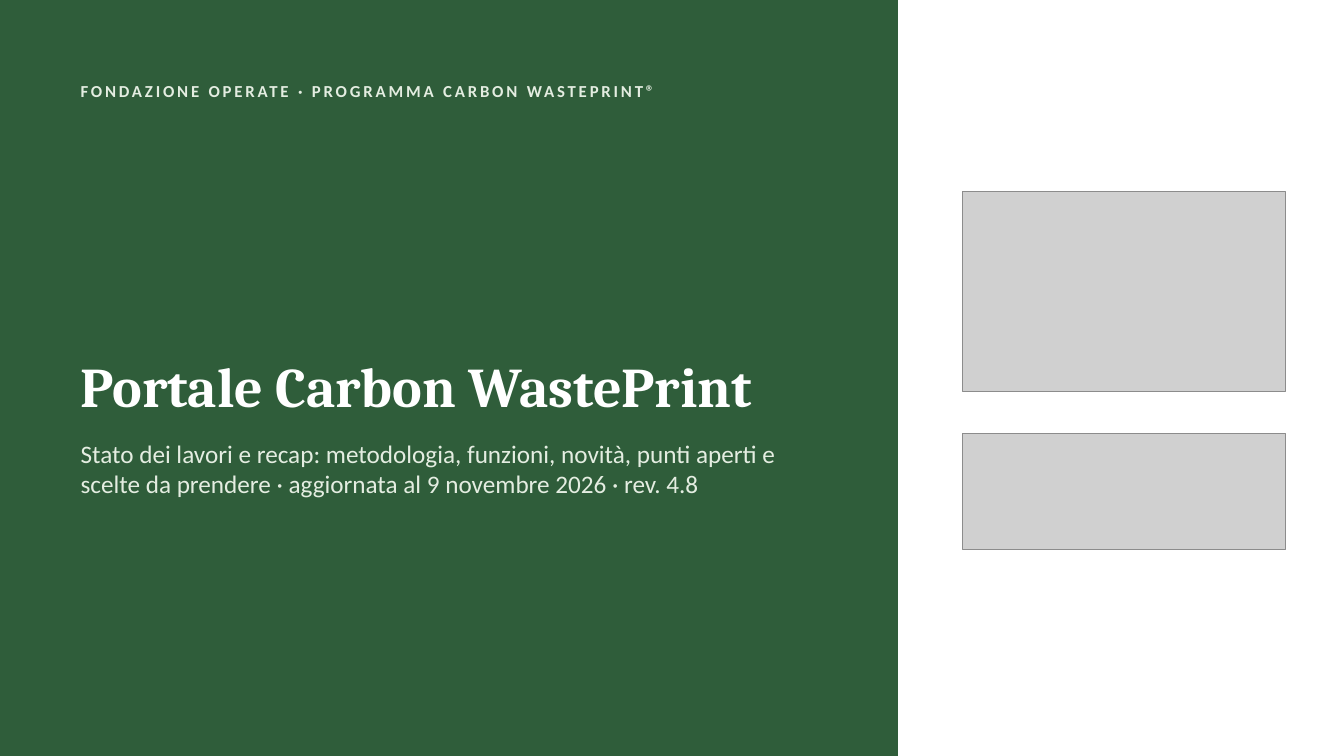
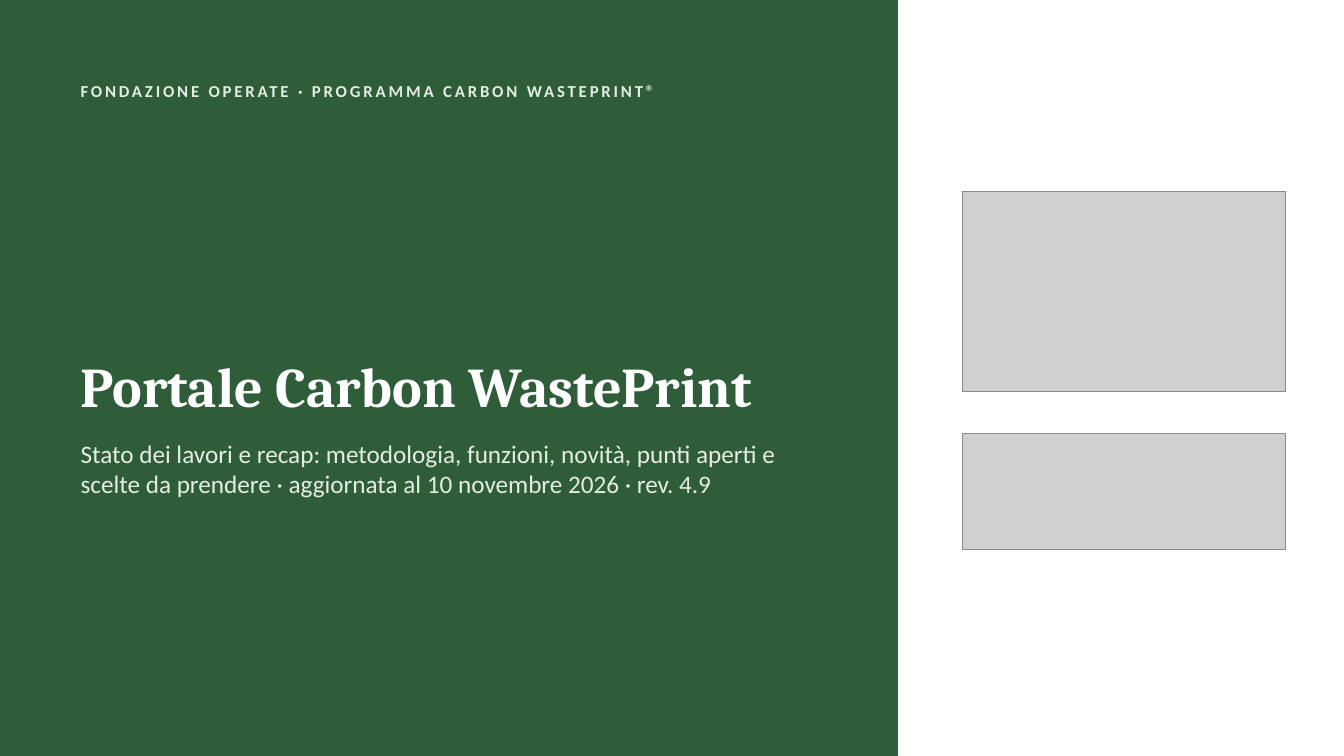
Before and after one commit to lucamorettioperate/portale-cwp, a slide deck: slide 1 of public/documentazione/Presentazione_Portale_CWP.pptx. Drawn at 1344x756 pixels with LibreOffice and Linux fonts; fonts in the diff are those of the drawing; grey boxes stand for pictures. Boxes give left, top, right and bottom in pixels: in the first picture for what was removed or moved away, otherwise in the second. Text is boxed around its words. In the diff, an @@ line names an element or a change of style, - is before the commit and + after.

```diff
--- a/public/documentazione/Presentazione_Portale_CWP.pptx
+++ b/public/documentazione/Presentazione_Portale_CWP.pptx
@@ text at (81,445,775,498): text changed @@
-Stato dei lavori e recap: metodologia, funzioni, novità, punti aperti e scelte da prendere · aggiornata al 9 novembre 2026 · rev. 4.8
+Stato dei lavori e recap: metodologia, funzioni, novità, punti aperti e scelte da prendere · aggiornata al 10 novembre 2026 · rev. 4.9
```
Also in this commit, not shown: 18 other slides changed, 25 other files.
